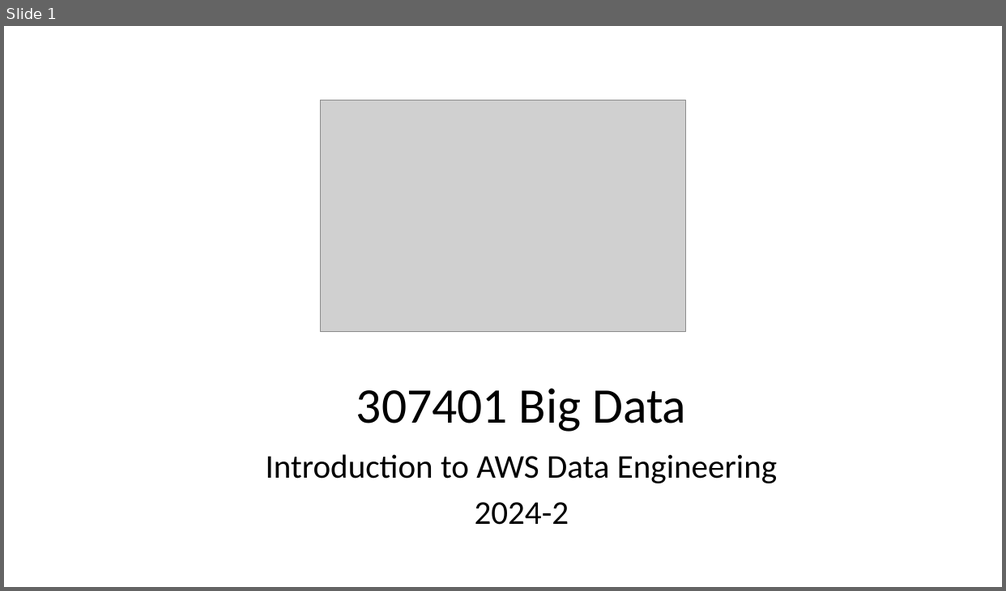
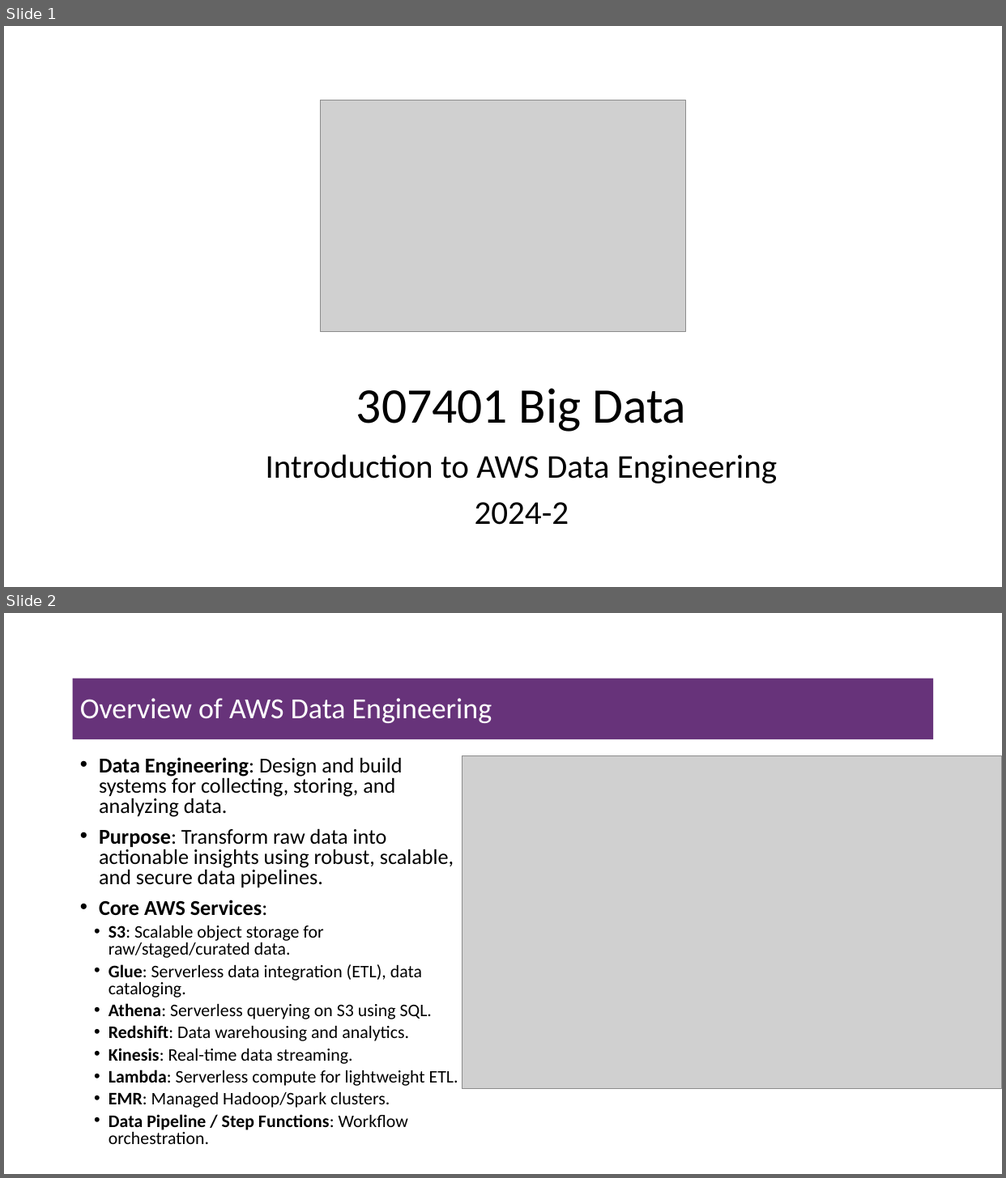
Before and after one commit to msfasha/307401-Big-Data, a slide deck: lecture_notes/section_3_introduction_to_amazon_aws/3-2-Introduction to AWS Data Engineering.pptx. Shown one above the other, each under a label of ours: slide 1 before the commit, slides 1 and 2 after it. The pictures are 1006x591 and 1006x1178 pixels, drawn with LibreOffice and Linux fonts; fonts in the diff are those of the drawing; grey boxes stand for pictures; background and template pictures are left out. Boxes give left, top, right and bottom in pixels: in the first picture for what was removed or moved away, otherwise in the second. Text is boxed around its words. In the diff, an @@ line names an element or a change of style, - is before the commit and + after.

Commit message:
work on amazon aws engineering

```diff
--- a/lecture_notes/section_3_introduction_to_amazon_aws/3-2-Introduction to AWS Data Engineering.pptx
+++ b/lecture_notes/section_3_introduction_to_amazon_aws/3-2-Introduction to AWS Data Engineering.pptx
@@ slide 2 added at (4, 613, 1002, 1174), background #FFFFFF @@
@@ title added at (73, 678, 934, 739), fill #67337A, 28 pt, text #FFFFFF @@
+Overview of AWS Data Engineering
@@ text added at (99, 757, 458, 1144), 17 pt, text #000000 @@
+• Data Engineering: Design and build systems for collecting, storing, and analyzing data.
+• Purpose: Transform raw data into actionable insights using robust, scalable, and secure data pipelines.
+• Core AWS Services:
+  • S3: Scalable object storage for raw/staged/curated data.
+  • Glue: Serverless data integration (ETL), data cataloging.
+  • Athena: Serverless querying on S3 using SQL.
+  • Redshift: Data warehousing and analytics.
+  • Kinesis: Real-time data streaming.
+  • Lambda: Serverless compute for lightweight ETL.
+  • EMR: Managed Hadoop/Spark clusters.
+  • Data Pipeline / Step Functions: Workflow orchestration.
@@ picture added at (462, 756, 1002, 1089) @@
```
Also in this commit, not shown: 13 slides changed, 57 other slides added, 40 slides removed, 19 other files.
